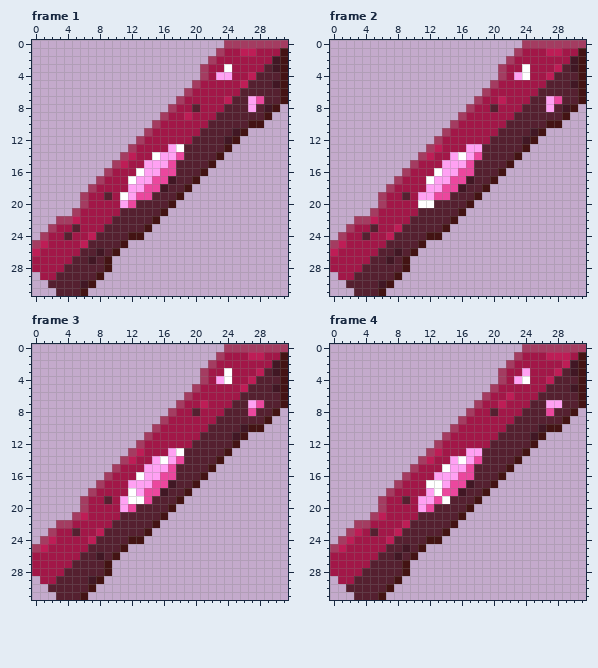
Animated GIF sprite -- blade_1.gif. This is how it looked before the edit.
The file is 32x32 pixels, 28 frames. Shown: frame 1, frame 2, frame 3, frame 4. The commit also changed other frames, which this record leaves out.
After:
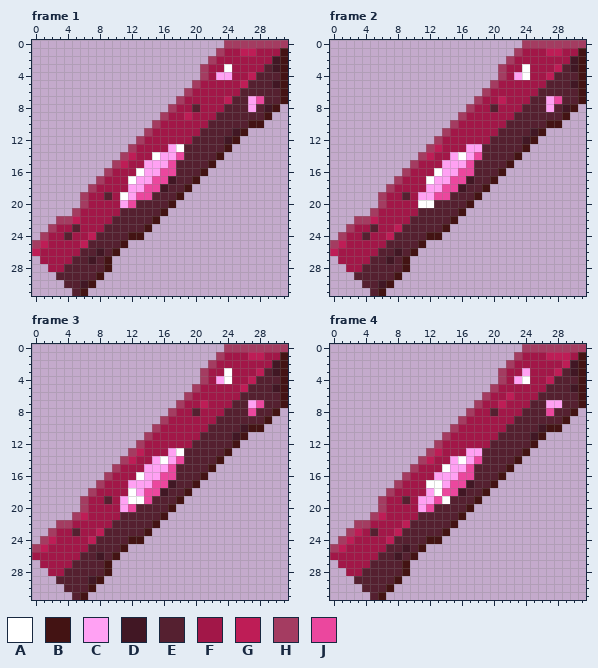
Palette (. is transparent): A #ffffff  B #431313  C #ffa1f3  D #411724  E #552030  F #a21748  G #be1d56  H #a43c61  J #eb479e
What changed:
Frame 1:
The edit erases colour E in row 30 at x 2 to 3; in row 31 at x 3 to 4.
The edit erases colour F in row 27 at x 0; in row 28 at x 0 to 1; in row 29 at x 1 to 2.
Frame 2: the same change as frame 1
Frame 3: the same change as frame 1
Frame 4: the same change as frame 1
Boxes around the changes in both pictures, in picture pixels (x1, y1, x2, y2):
erased: (32, 256, 72, 296)
erased: (330, 256, 370, 296)
erased: (32, 560, 72, 600)
erased: (330, 560, 370, 600)
